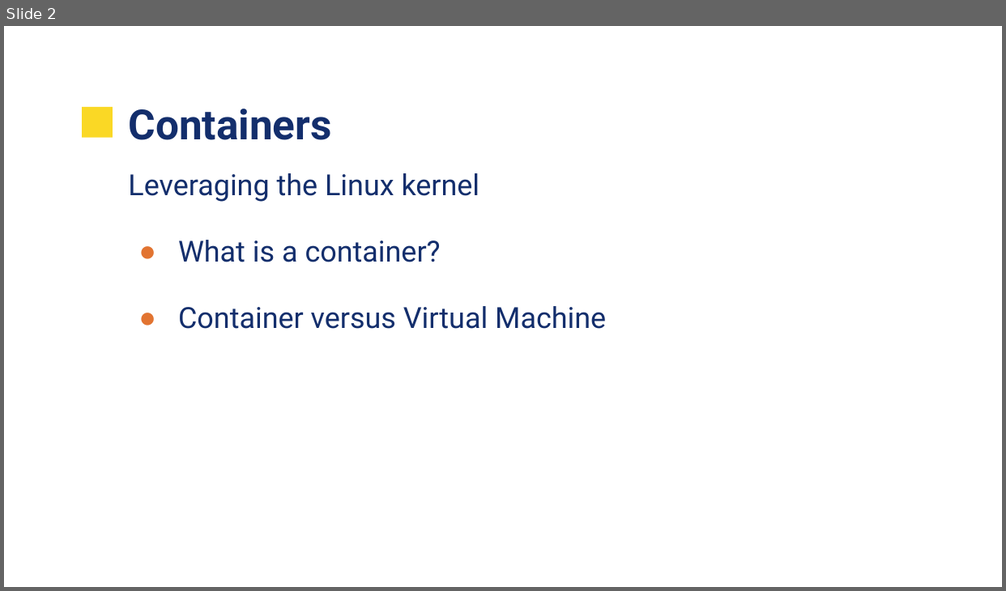
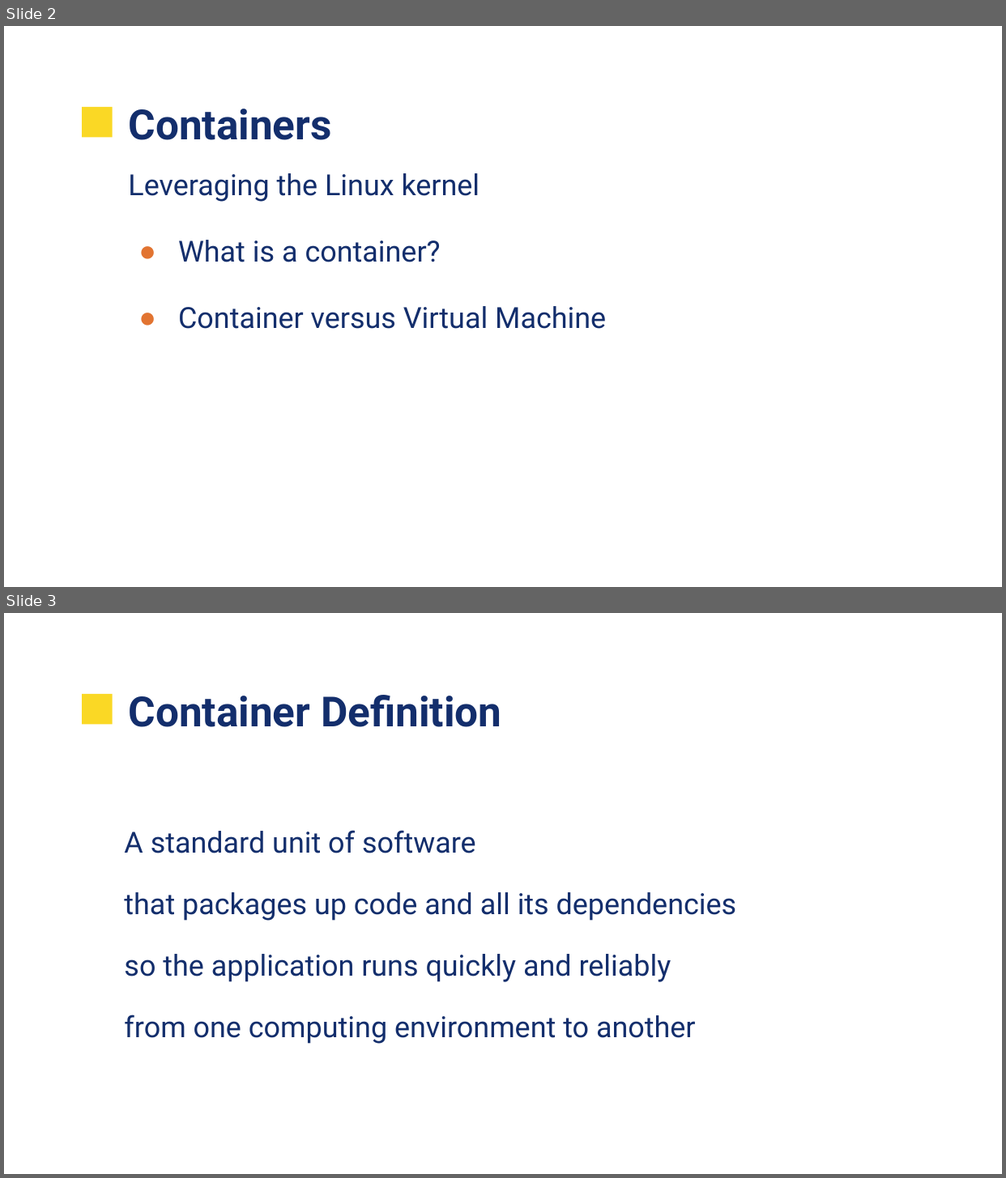
Before and after one commit to UVADS/data_engineering, a slide deck: containers/UVA-Containers.pptx. Shown one above the other, each under a label of ours: slide 2 before the commit, slides 2 and 3 after it. The pictures are 1006x591 and 1006x1178 pixels, drawn with LibreOffice and Linux fonts; fonts in the diff are those of the drawing; background and template pictures are left out. Boxes give left, top, right and bottom in pixels: in the first picture for what was removed or moved away, otherwise in the second. Text is boxed around its words. In the diff, an @@ line names an element or a change of style, - is before the commit and + after.

Commit message:
added some container slides

```diff
--- a/containers/UVA-Containers.pptx
+++ b/containers/UVA-Containers.pptx
@@ slide 3 added at bbox=[4, 613, 1002, 1174], background picture (left out); not listed: 1 template element that a slide beside it also shows @@
@@ text added at bbox=[128, 695, 501, 727], 30 pt, text #132E6C, bold @@
+Container Definition
@@ text added at bbox=[124, 830, 737, 1044], 21 pt, text #132E6C @@
+A standard unit of software
+that packages up code and all its dependencies
+so the application runs quickly and reliably
+from one computing environment to another
```
Also in this commit, not shown: 4 slides changed, 1 other slide added.
